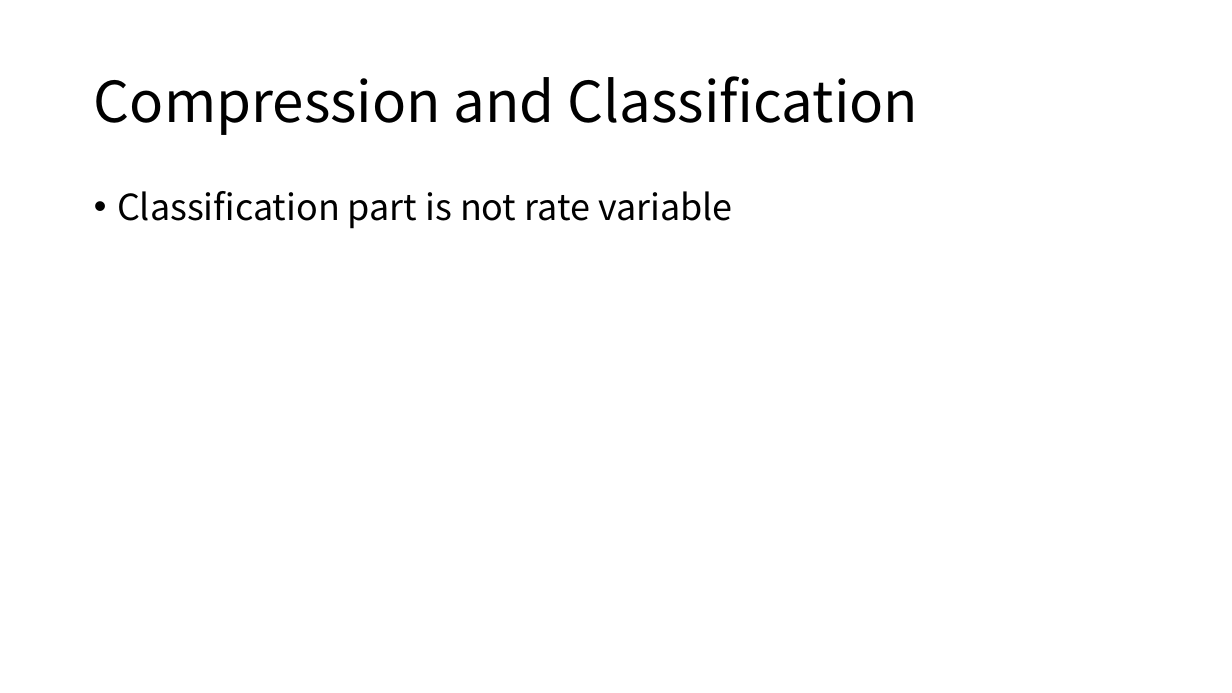
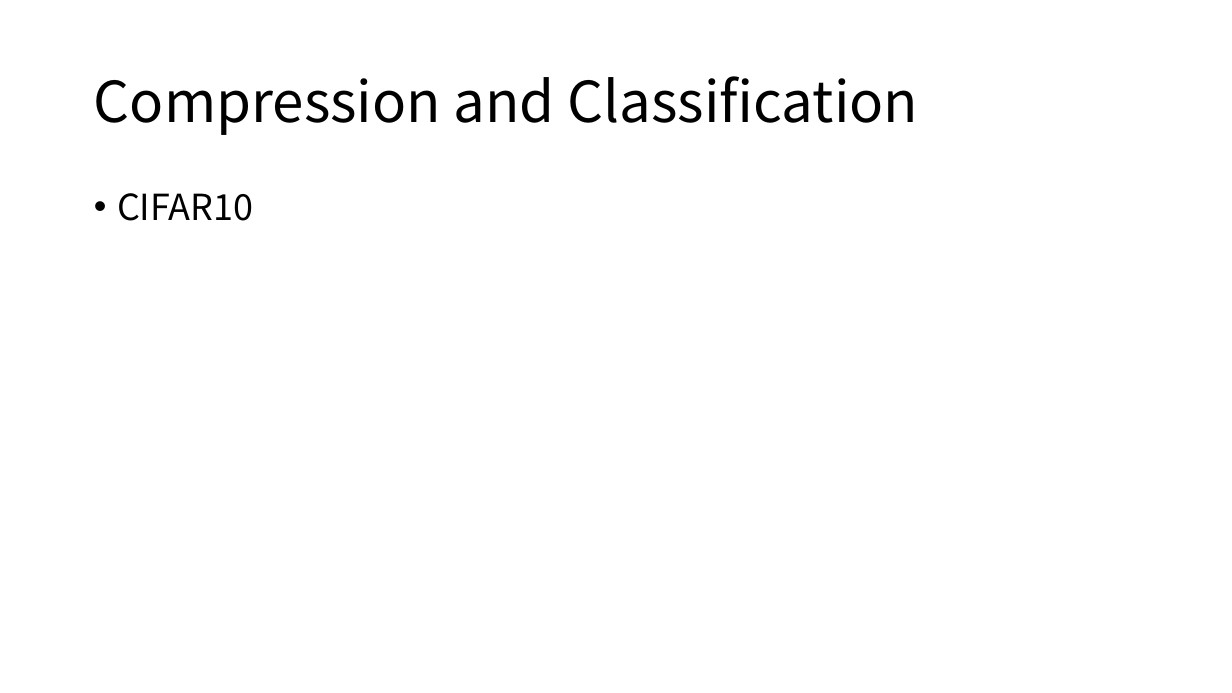
Before and after one commit to diaoenmao/Research, a slide deck: slide 8 of doc/Report/ongoing.pptx (slide 6 before the commit). Drawn at 1232x693 pixels with LibreOffice and Linux fonts; fonts in the diff are those of the drawing. Boxes give left, top, right and bottom in pixels: in the first picture for what was removed or moved away, otherwise in the second. Text is boxed around its words. In the diff, an @@ line names an element or a change of style, - is before the commit and + after.

```diff
--- a/doc/Report/ongoing.pptx
+++ b/doc/Report/ongoing.pptx
@@ text at [117,193,253,221]: text changed @@
-• Classification part is not rate variable
+• CIFAR10
```
Also in this commit, not shown: 6 other slides changed, 3 slides added.
